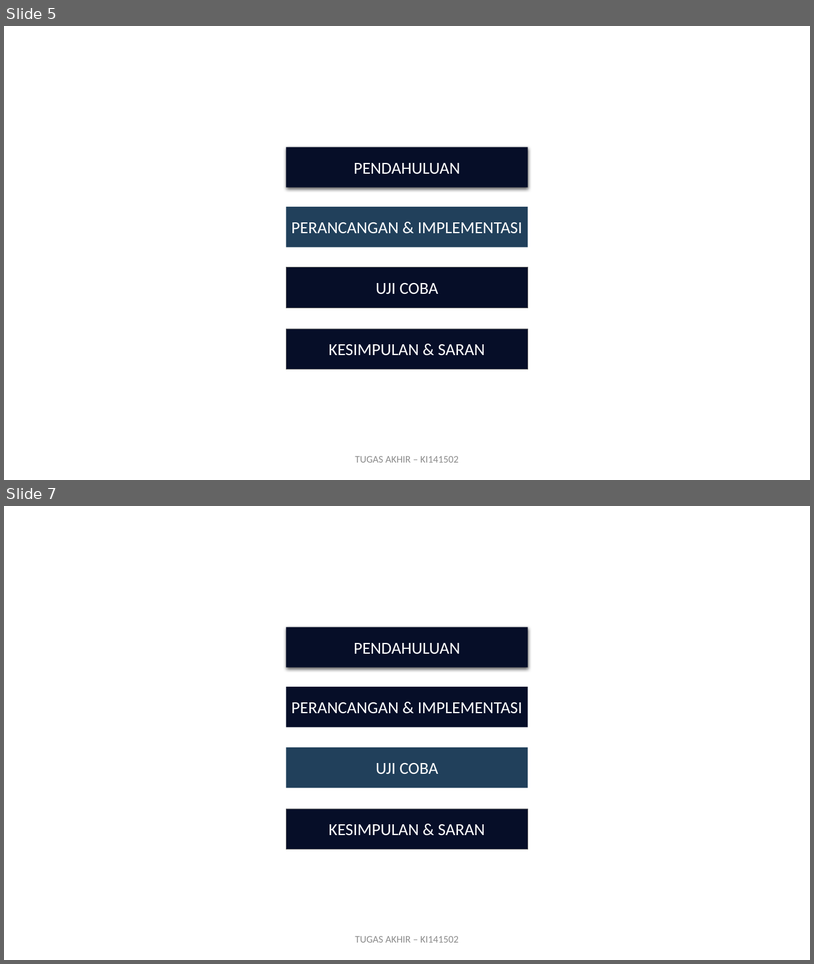
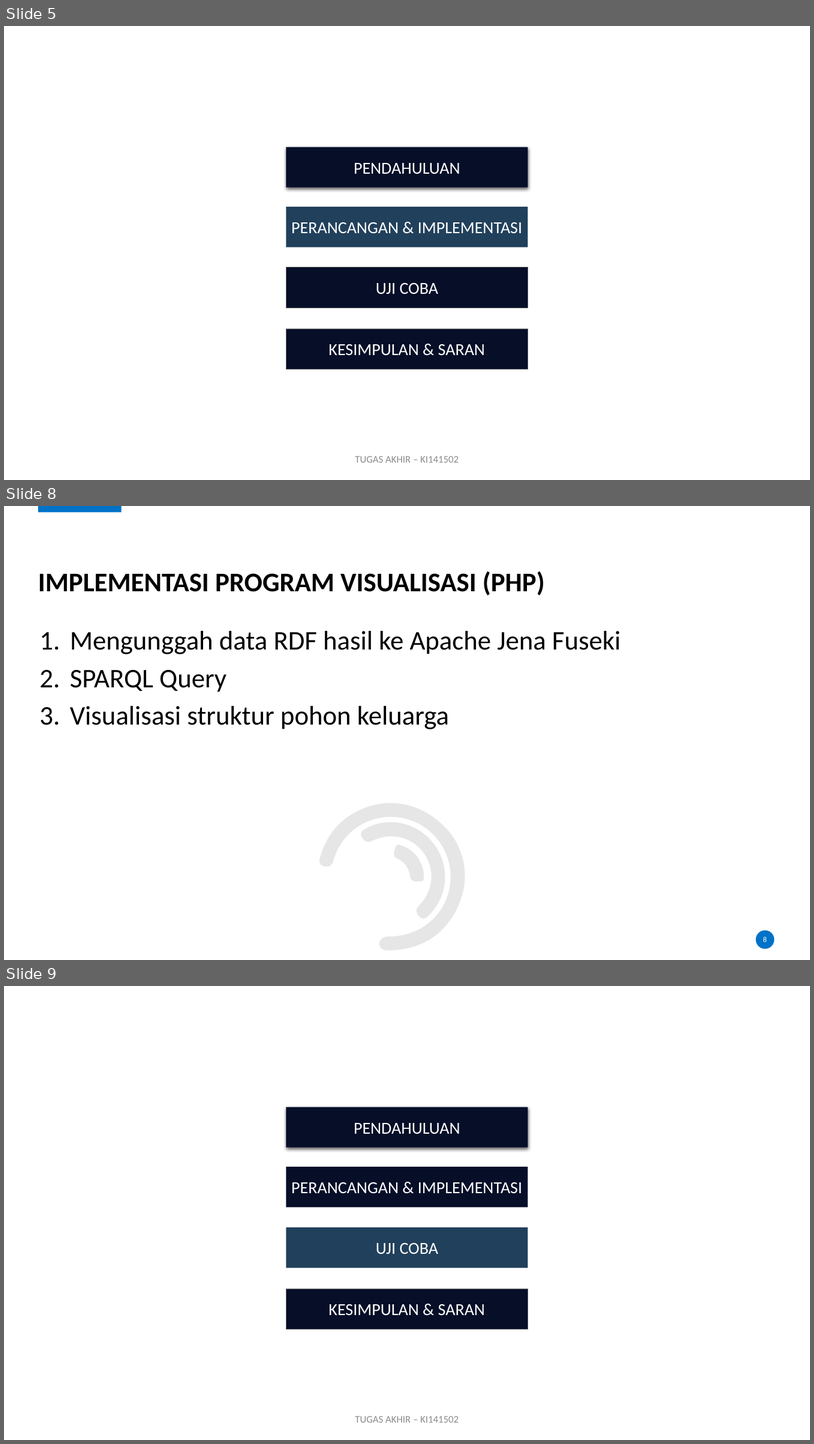
Before and after one commit to karyoutomoo/The-Tree-of-Heroes, a slide deck: 05111540000007-Faiq-Presentasi.pptx. Shown one above the other, each under a label of ours: slides 5 and 7 before the commit, slides 5, 8 and 9 after it; the slides between them are not shown. The pictures are 814x964 and 814x1444 pixels, drawn with LibreOffice and Linux fonts; fonts in the diff are those of the drawing; background and template pictures are left out. Boxes give left, top, right and bottom in pixels: in the first picture for what was removed or moved away, otherwise in the second. Text is boxed around its words. In the diff, an @@ line names an element or a change of style, - is before the commit and + after.

```diff
--- a/05111540000007-Faiq-Presentasi.pptx
+++ b/05111540000007-Faiq-Presentasi.pptx
@@ slide 8 added at (x1=4, y1=506, x2=810, y2=960), background #FFFFFF @@
@@ rectangle added at (x1=38, y1=506, x2=122, y2=512), fill #0072C7 @@
@@ title added at (x1=38, y1=571, x2=545, y2=595), 32 pt, text #000000, bold @@
+IMPLEMENTASI PROGRAM VISUALISASI (PHP)
@@ text added at (x1=70, y1=631, x2=621, y2=729), 32 pt, text #000000 @@
+1. Mengunggah data RDF hasil ke Apache Jena Fuseki
+2. SPARQL Query
+3. Visualisasi struktur pohon keluarga
@@ freeform shape added at (x1=304, y1=771, x2=497, y2=960), fill #E7E6E6 @@
@@ freeform shape added at (x1=358, y1=801, x2=467, y2=922), fill #E7E6E6 @@
@@ freeform shape added at (x1=387, y1=838, x2=432, y2=889), fill #E7E6E6 @@
@@ ellipse added at (x1=756, y1=930, x2=776, y2=949), fill #0072C7 @@
@@ page number added at (x1=764, y1=936, x2=767, y2=942), 9 pt, text #FFFFFF @@
+8
@@ what was slide 7 is now slide 9 @@
```
Also in this commit, not shown: 14 other slides added, 2 slides removed, 13 other files.
